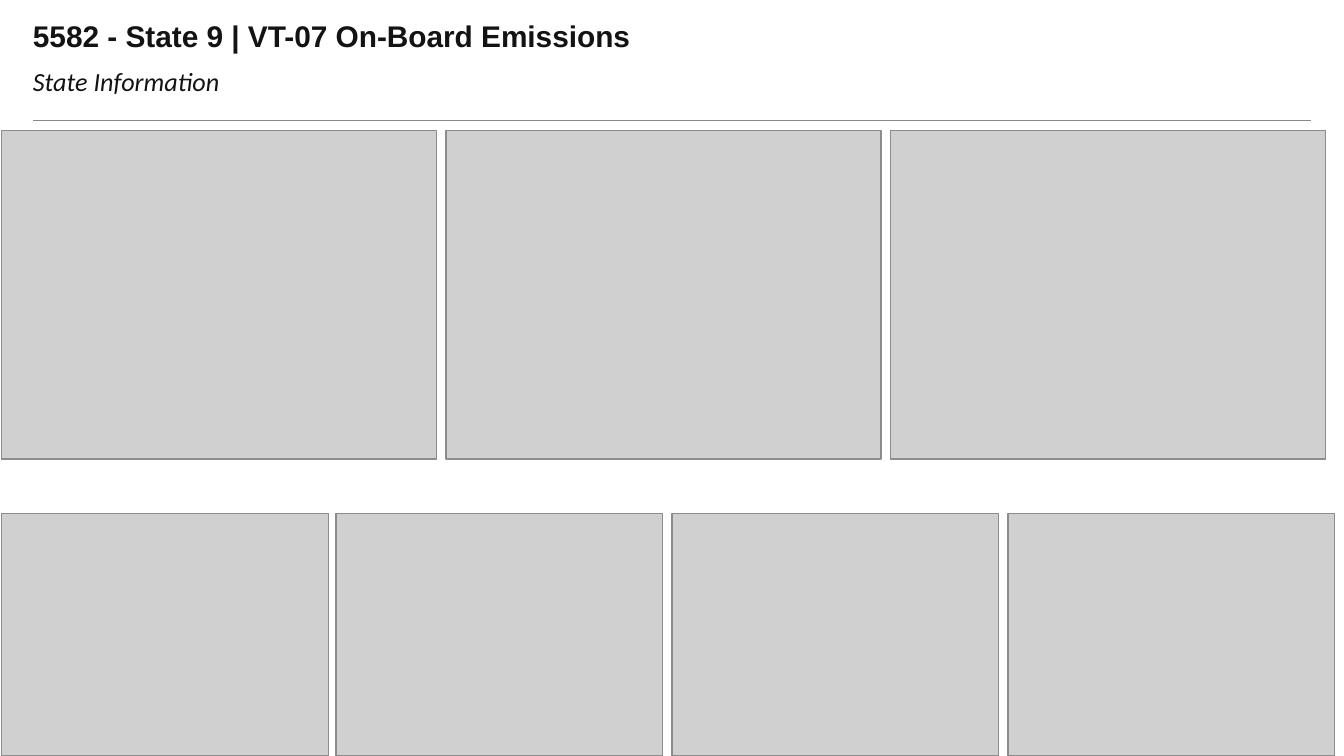
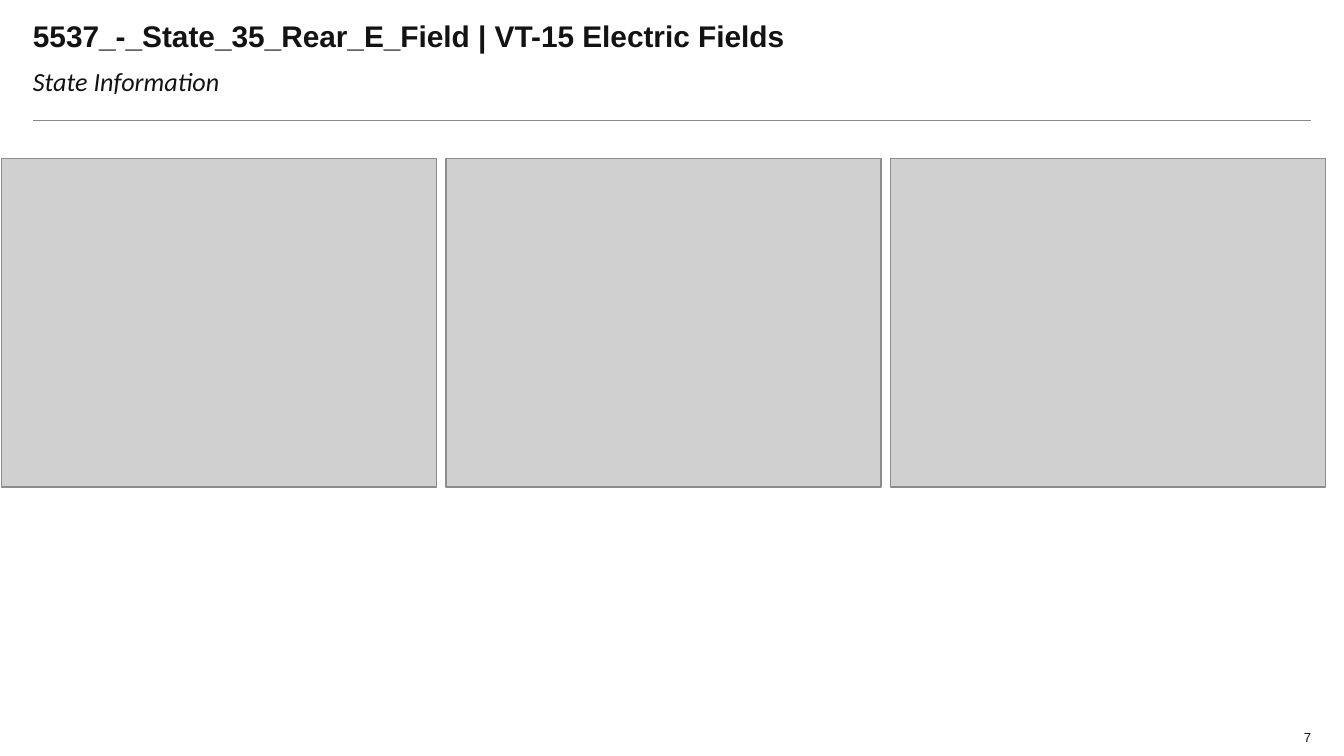
Before and after one commit to Laurapaws/graphGrabber, a slide deck: slide 7 of newDeck.pptx. Drawn at 1344x756 pixels with LibreOffice and Linux fonts; fonts in the diff are those of the drawing; grey boxes stand for pictures; background and template pictures are left out. Boxes give left, top, right and bottom in pixels: in the first picture for what was removed or moved away, otherwise in the second. Text is boxed around its words. In the diff, an @@ line names an element or a change of style, - is before the commit and + after.

```diff
--- a/newDeck.pptx
+++ b/newDeck.pptx
@@ title at <box>33,25,784,51</box>: text changed @@
-5582 - State 9 | VT-07 On-Board Emissions
+5537_-_State_35_Rear_E_Field | VT-15 Electric Fields
@@ 3 pictures: place and size @@
-3 pictures at <box>1,130,1325,458</box>
+3 pictures at <box>1,159,1325,487</box>
@@ picture removed at <box>1,513,328,756</box> @@
@@ picture removed at <box>336,513,663,756</box> @@
@@ picture removed at <box>672,513,999,756</box> @@
@@ picture removed at <box>1008,513,1335,756</box> @@
@@ page number added at <box>1304,733,1311,742</box>, 7 pt, text #131313 @@
+7
```
Also in this commit, not shown: 8 other slides changed, 5 other files.
